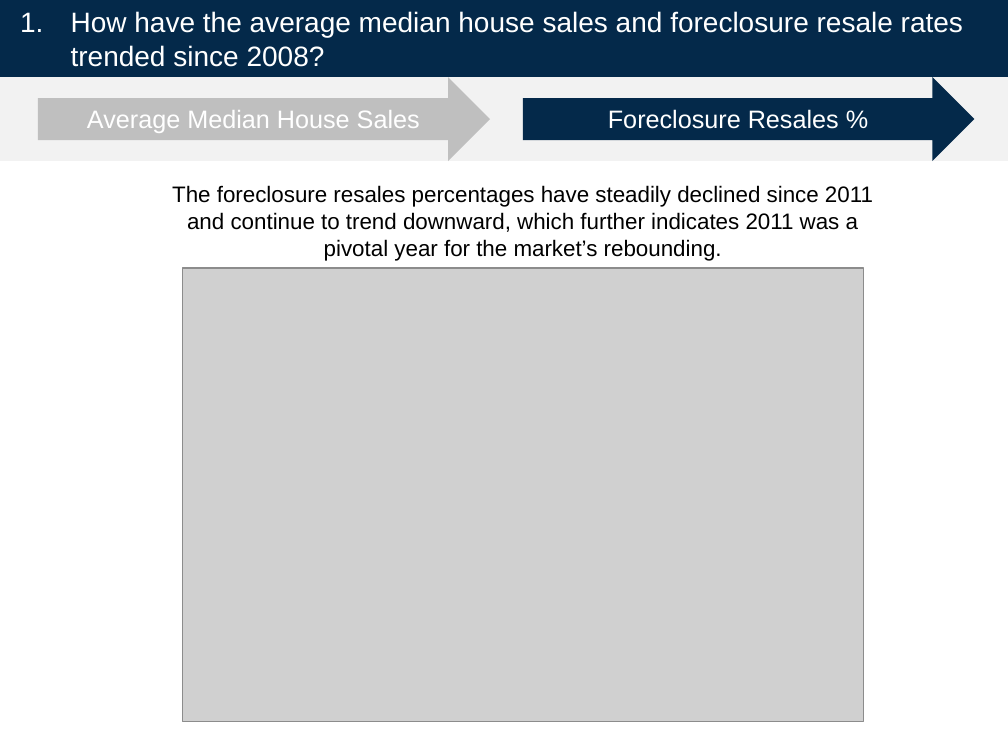
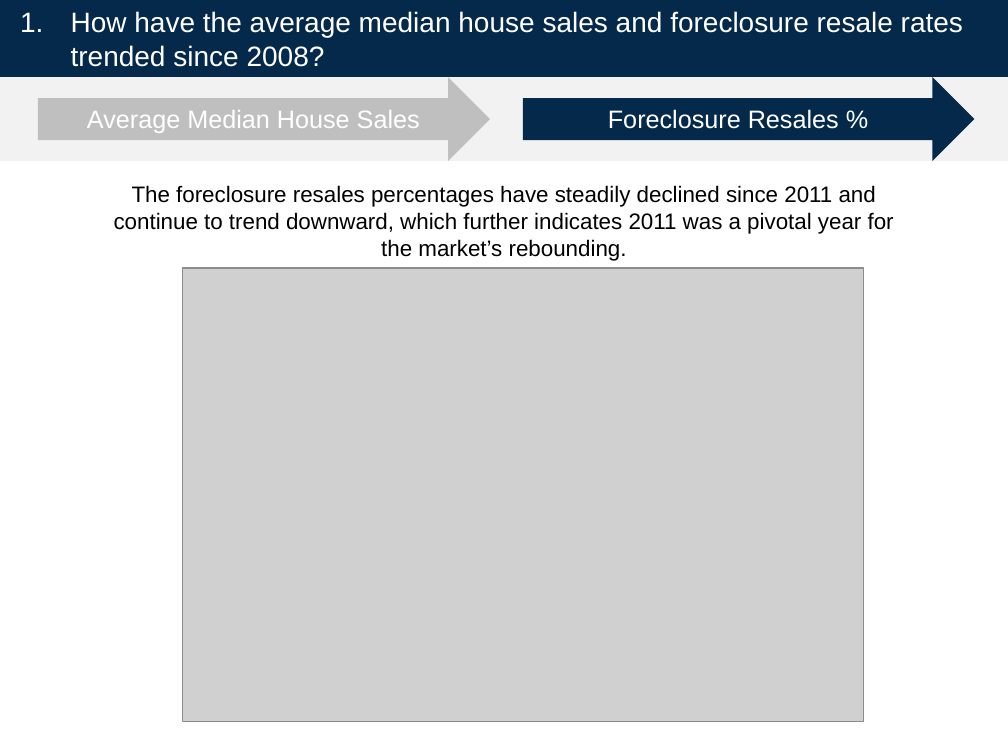
Before and after one commit to cmarchini19/US-Housing-Market-Analysis, a slide deck: slide 10 of Presentation and Analysis/US Housing Market Analysis_Draft_1-18-2020.pptx. Drawn at 1008x756 pixels with LibreOffice and Linux fonts; fonts in the diff are those of the drawing; grey boxes stand for pictures. Boxes give left, top, right and bottom in pixels: in the first picture for what was removed or moved away, otherwise in the second. Text is boxed around its words. In the diff, an @@ line names an element or a change of style, - is before the commit and + after.

```diff
--- a/Presentation and Analysis/US Housing Market Analysis_Draft_1-18-2020.pptx
+++ b/Presentation and Analysis/US Housing Market Analysis_Draft_1-18-2020.pptx
@@ rectangle "The foreclosure resales percentages have ...": place and size @@
-rectangle "The foreclosure resales percentages have ..." at (146,175,899,268)
+rectangle "The foreclosure resales percentages have ..." at (102,175,906,268)
```
Also in this commit, not shown: 2 other slides changed, 1 other file.
